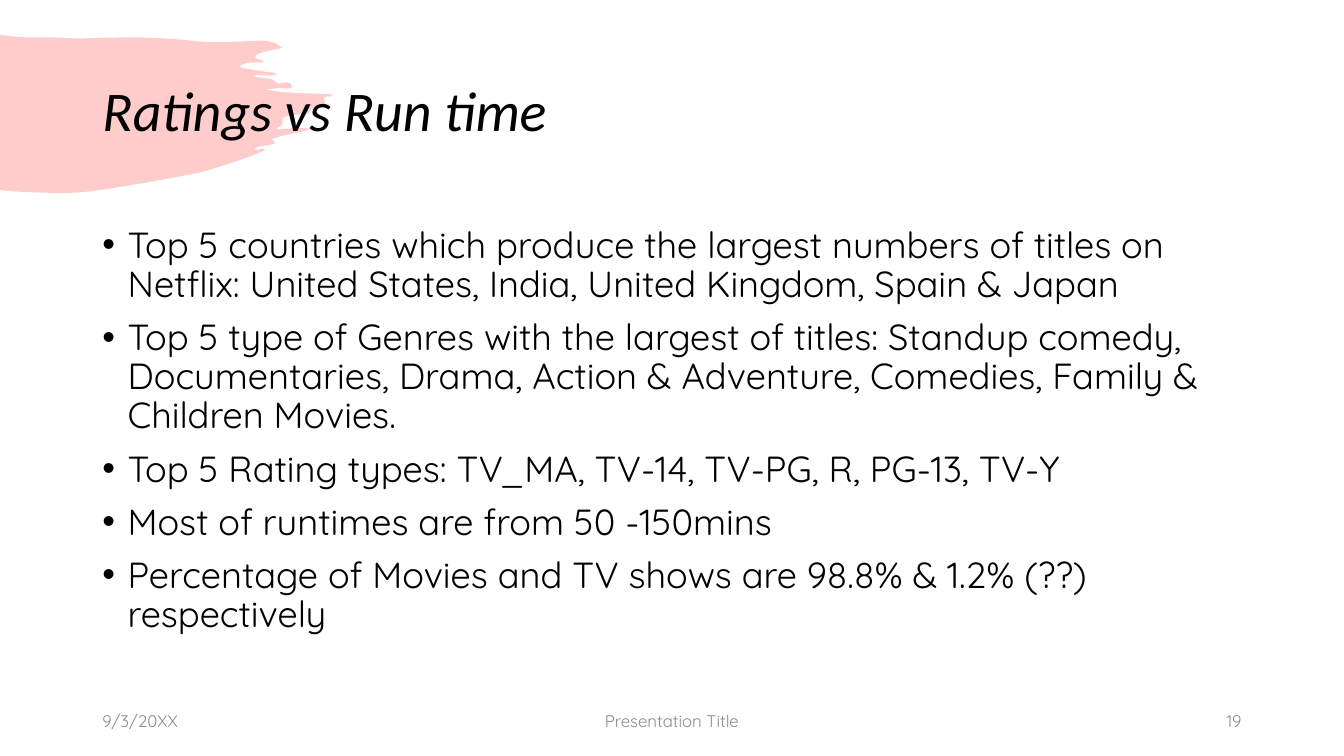
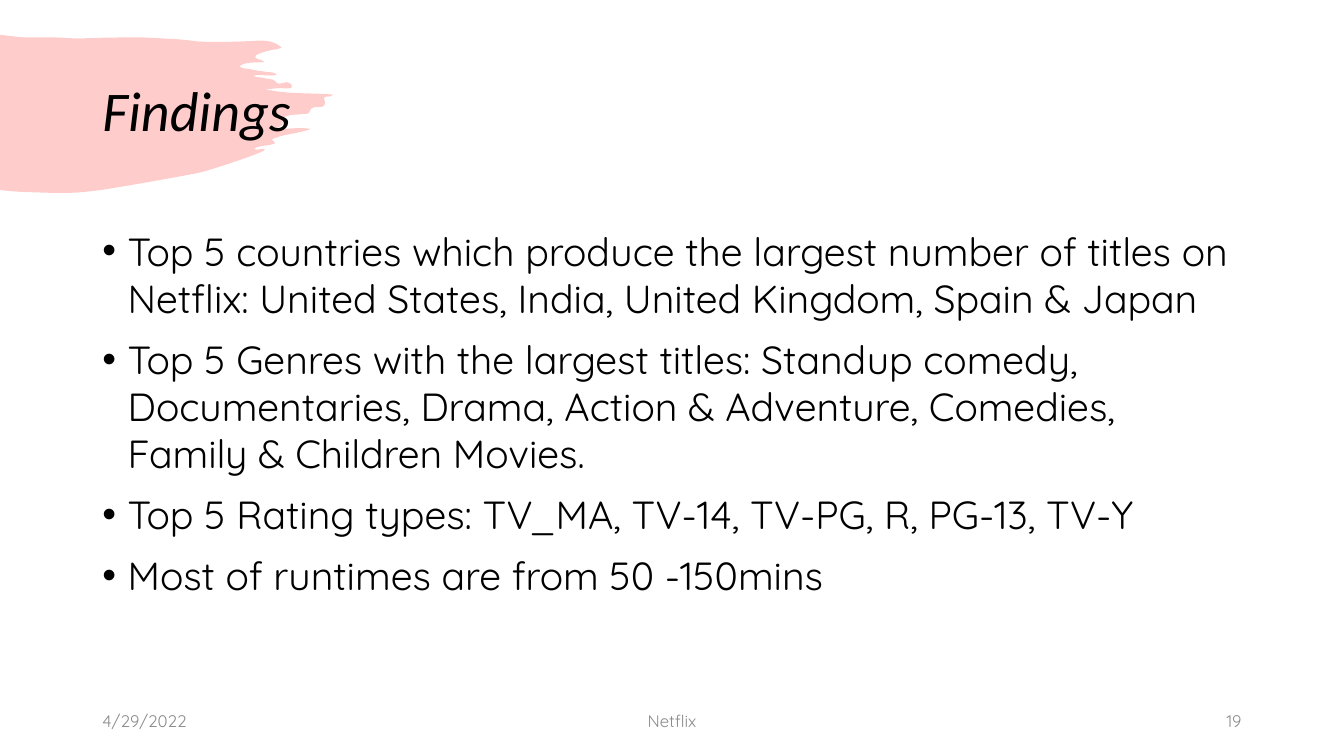
Before and after one commit to Kevinle76/NetFlix, a slide deck: slide 19 of Project_1.pptx. Drawn at 1344x756 pixels with LibreOffice and Linux fonts; fonts in the diff are those of the drawing. Boxes give left, top, right and bottom in pixels: in the first picture for what was removed or moved away, otherwise in the second. Text is boxed around its words. In the diff, an @@ line names an element or a change of style, - is before the commit and + after.

Commit message:
More updates/edits to powerpoint

```diff
--- a/Project_1.pptx
+++ b/Project_1.pptx
@@ title at (102,88,290,144): text changed @@
-Ratings vs Run time
+Findings
@@ text at (128,237,1228,476): text changed; size 25.9 to 28 pt @@
-• Top 5 countries which produce the largest numbers of titles on Netflix: United States, India, United Kingdom, Spain & Japan
-• Top 5 type of Genres with the largest of titles: Standup comedy, Documentaries, Drama, Action & Adventure, Comedies, Family & Children Movies.
+• Top 5 countries which produce the largest number of titles on Netflix: United States, India, United Kingdom, Spain & Japan
+• Top 5 Genres with the largest titles: Standup comedy, Documentaries, Drama, Action & Adventure, Comedies, Family & Children Movies.
@@ text at (128,501,1133,591): size 25.9 to 28 pt in "Top 5 Rating types: TV_MA, TV-14, TV-PG, ...", "Most of runtimes are from 50 -150mins"; line spacing 0.9 to 1 @@
@@ text at (128,561,1014,635): paragraph removed @@
-• Percentage of Movies and TV shows are 98.8% & 1.2% (??) respectively
@@ text at (102,714,186,729): text changed @@
-9/3/20XX
+4/29/2022
@@ text at (648,715,697,727): text changed @@
-Presentation Title
+Netflix
```
Also in this commit, not shown: 4 other slides changed, 2 slides removed.
